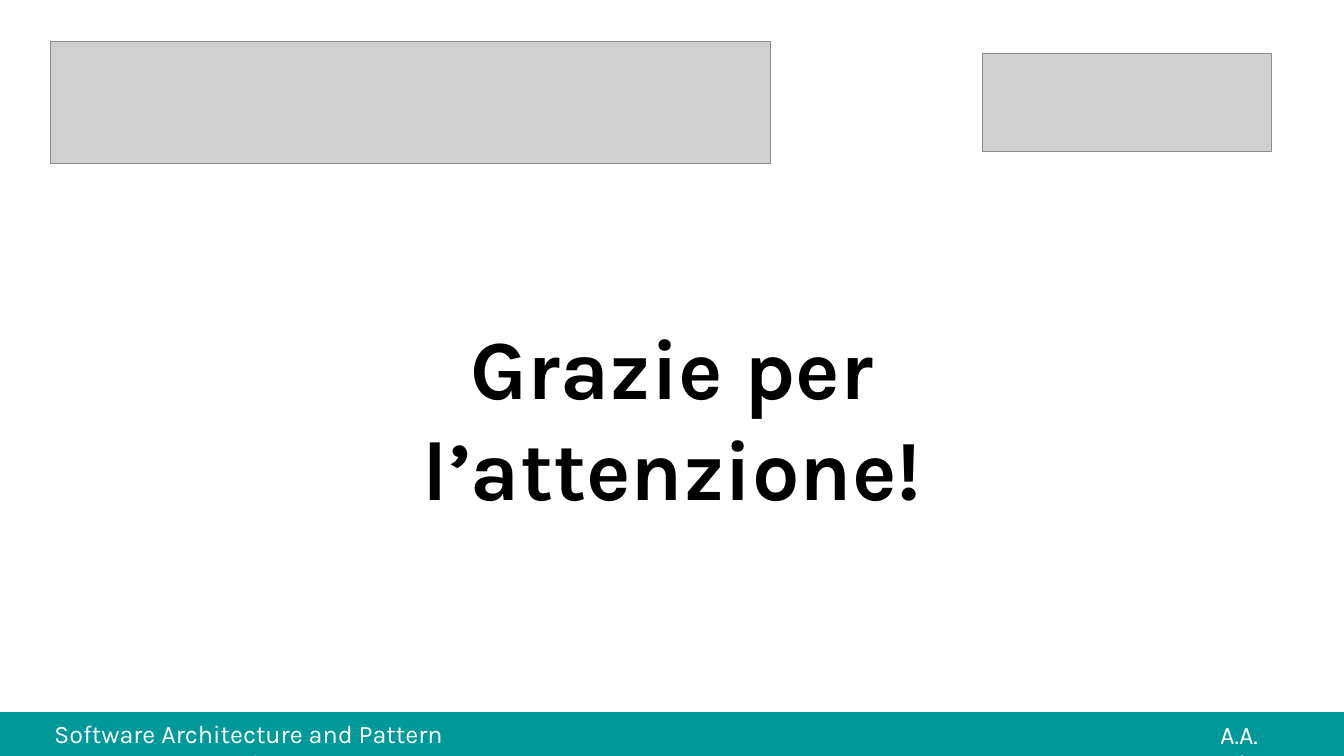
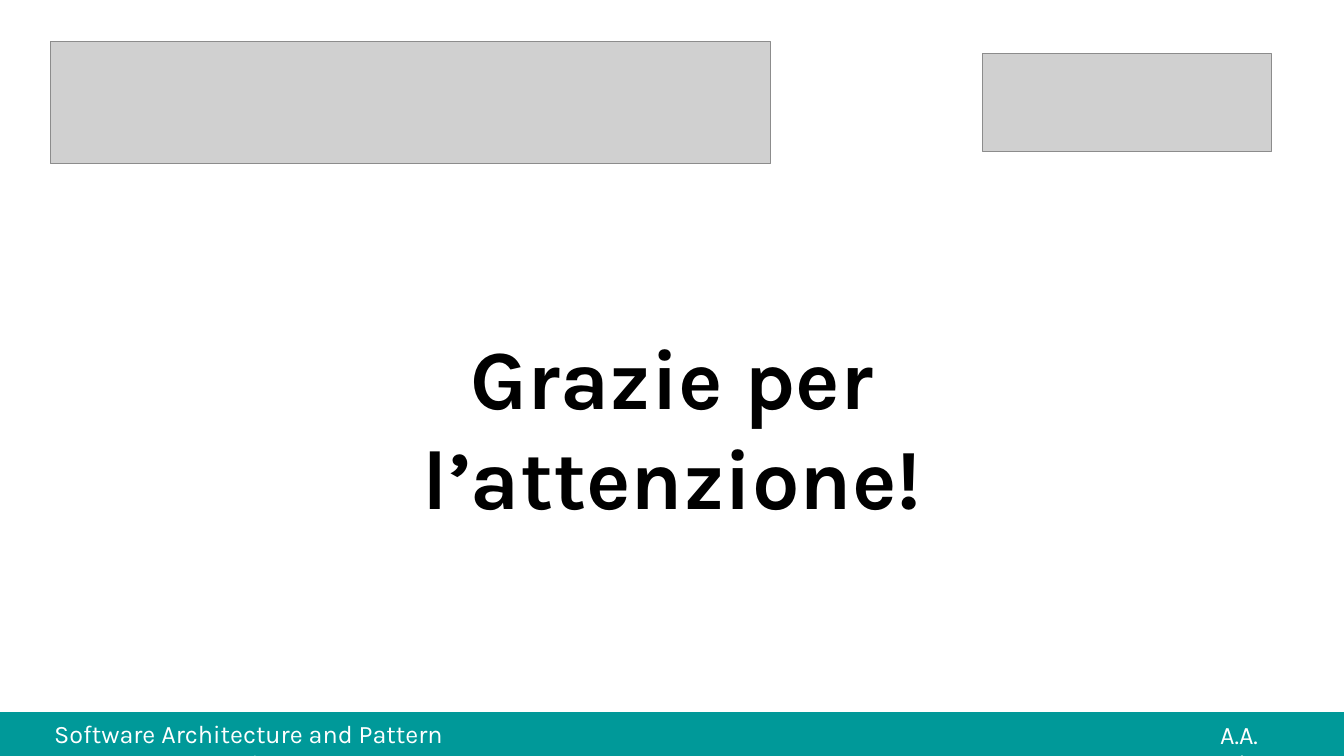
Before and after one commit to carrieroroberto/early_care_gateway, a slide deck: slide 15 of docs/presentation_powerpoint.pptx (slide 14 before the commit). Drawn at 1344x756 pixels with LibreOffice and Linux fonts; fonts in the diff are those of the drawing; grey boxes stand for pictures. Boxes give left, top, right and bottom in pixels: in the first picture for what was removed or moved away, otherwise in the second. Text is boxed around its words. In the diff, an @@ line names an element or a change of style, - is before the commit and + after.

```diff
--- a/docs/presentation_powerpoint.pptx
+++ b/docs/presentation_powerpoint.pptx
@@ text "Grazie per l’attenzione!": place and size @@
-text "Grazie per l’attenzione!" at [423, 339, 922, 501]
+text "Grazie per l’attenzione!" at [423, 349, 922, 510]
```
Also in this commit, not shown: 3 other slides changed, 1 slide added, 1 other file.
